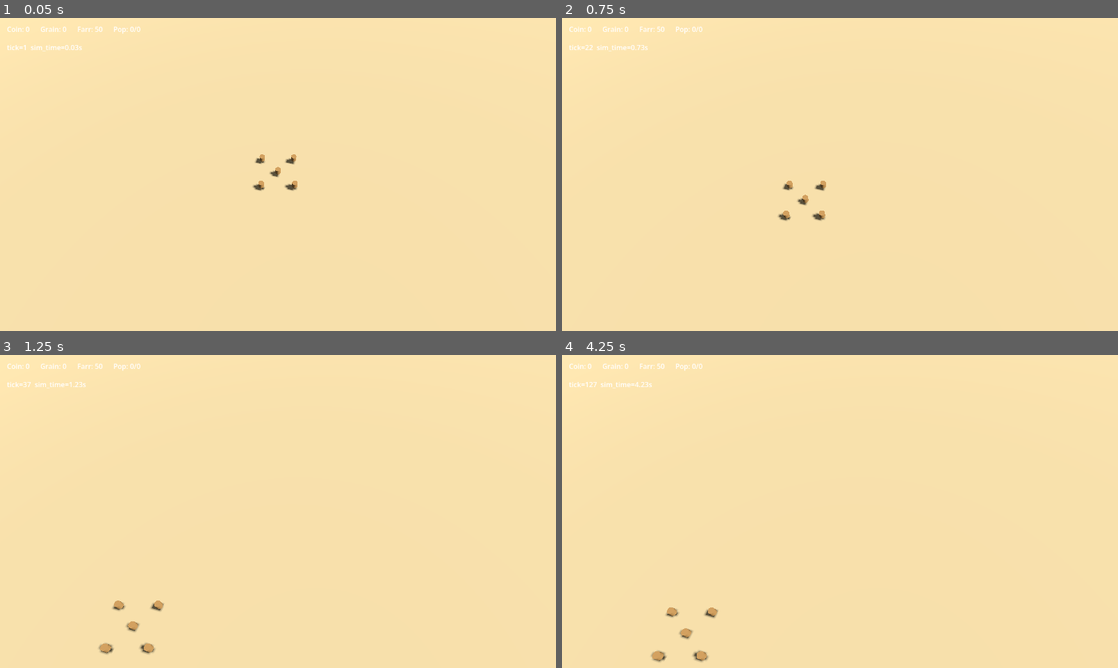
Above: before the commit, frames 1-4 (two rows, left to right).
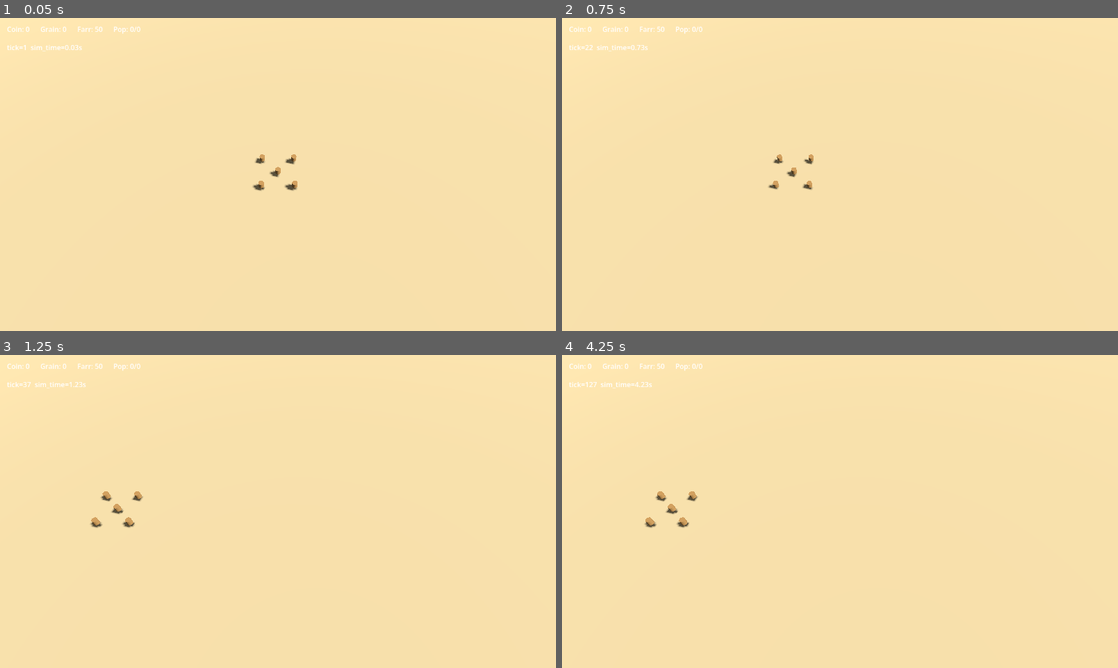
Above: after the commit, the same moments.

Repository: siavoush/shahname-rts
Game: Godot game, scene res://scenes/main.tscn
Two runs of this game, one before a commit and one after it. Both use one fixed random seed, a clock stepped at 60 frames per second and the inputs below.
Inputs (mouse positions are in pixels of both pictures, inside the frame that each line leads up to):
- Up to frame 1 (0.05 s): no input
- Up to frame 2 (0.75 s): tap Enter at 0.5 s; move the mouse to (962, 158) at 0.52 s; hold D from 0.53 s (still down); hold Shift from 0.53 s (still down); click (962, 158) at 0.67 s
- Up to frame 3 (1.25 s): keep holding D; keep holding Shift
- Up to frame 4 (4.25 s): release D at 1.25 s; release Shift at 1.25 s; drag from (728, 527) to (812, 574) at 1.27 s; move the mouse to (895, 442) at 2.02 s; hold D 2.03-2.75 s; tap Ctrl at 2.1 s; click (895, 442) at 2.17 s; drag from (812, 574) to (673, 464) at 2.77 s; move the mouse to (1006, 558) at 3.52 s; hold A from 3.53 s (still down); tap Alt at 3.6 s; click (1006, 558) at 3.67 s

Frame 1 is identical in both runs. In frame 2, 0.4% of the frame differs, in the area x 37-48%, y 43-65%; in frame 3, 0.6%; in frame 4, 0.6%, in the area x 14-29%, y 43-99%.

Commit message:
fix(phase-1): make click-and-move actually work in the live game
Three bugs blocked the Phase 1 §73 Definition of Done step 4
("right-click → worker moves"):

1. **Unit FSM was never ticked.** UnitState_Moving._sim_tick polls
   the path scheduler and steps the unit's position, but nothing
   in the live scene called fsm.tick() — tests called it directly
   and the live game was waiting on the "MovementSystem phase
   coordinator" LATER item. Fix: each Unit subscribes to
   EventBus.sim_phase in _ready and ticks its own FSM during the
   "movement" phase. Same pattern SpatialIndex uses for
   "spatial_rebuild". When the proper coordinator ships, this is
   a 3-line removal.

2. **Edge-pan moved opposite to camera-look.** Two issues stacked:
   pan_by didn't rotate by the rig's +45° yaw (so screen-up did
   not follow camera-forward), and compute_edge_pan_axis used the
   opposite Y-sign convention from WASD (mouse-top → -1; W → +1).
   Fix: pan_by multiplies the screen-axis through the rig's basis;
   edge-pan now uses ax.y = +1 for "forward" (matching WASD).
   Tests updated.

3. **HUD labels swallowed clicks.** StatusLabel and the four HUD
   resource labels default to mouse_filter = STOP, which silently
   absorbed clicks in their rects. Set mouse_filter = IGNORE on
   all of them and on the HUD's MarginContainer / HBox.

Also added a DEBUG_LOG_CLICKS flag in click_handler.gd that prints
every left/right press and what the raycast hit. Helped diagnose
this bug; left ON for now so the next interactive testing session
has the same visibility.

371 tests pass. Lint clean.

Diff:
--- a/game/scenes/main.tscn
+++ b/game/scenes/main.tscn
@@ -35,6 +35,7 @@
 offset_top = 56.0
 offset_right = 600.0
 offset_bottom = 88.0
+mouse_filter = 2
 text = "tick=0"
 
 [node name="ResourceHUD" parent="." instance=ExtResource("4_hud")]
--- a/game/scenes/ui/resource_hud.tscn
+++ b/game/scenes/ui/resource_hud.tscn
@@ -10,6 +10,7 @@
 anchor_right = 1.0
 offset_bottom = 48.0
 grow_horizontal = 2
+mouse_filter = 2
 theme_override_constants/margin_left = 16
 theme_override_constants/margin_top = 12
 theme_override_constants/margin_right = 16
@@ -17,20 +18,25 @@
 
 [node name="HBox" type="HBoxContainer" parent="Margin"]
 layout_mode = 2
+mouse_filter = 2
 theme_override_constants/separation = 24
 
 [node name="CoinLabel" type="Label" parent="Margin/HBox"]
 layout_mode = 2
+mouse_filter = 2
 text = "Coin: 0"
 
 [node name="GrainLabel" type="Label" parent="Margin/HBox"]
 layout_mode = 2
+mouse_filter = 2
 text = "Grain: 0"
 
 [node name="FarrLabel" type="Label" parent="Margin/HBox"]
 layout_mode = 2
+mouse_filter = 2
 text = "Farr: 50"
 
 [node name="PopLabel" type="Label" parent="Margin/HBox"]
 layout_mode = 2
+mouse_filter = 2
 text = "Pop: 0/0"
--- a/game/scripts/camera/camera_controller.gd
+++ b/game/scripts/camera/camera_controller.gd
@@ -126,15 +126,28 @@
 ## Move the rig along the XZ plane by `axis` (screen-space, +Y = forward) for
 ## `delta` seconds. Diagonal input is normalized: pure axis vs. (1, 1) move
 ## the same distance.
+##
+## Direction is camera-relative: "+Y forward" means "the direction the camera
+## is currently looking, projected onto the ground." We compute the pan in
+## the rig's local frame (rig-local -Z = camera-forward) and rotate it through
+## the rig's world basis. With the camera_rig.tscn yaw of +45°, this makes
+## screen-up follow where the camera actually points (NE in world terms),
+## not the world -Z axis. Without the basis multiply, edge-pan and WASD both
+## drift relative to the camera view.
 func pan_by(axis: Vector2, delta: float) -> void:
 	if axis == Vector2.ZERO:
 		return
 	# Normalize so diagonal movement isn't faster than pure-axis.
 	var dir: Vector2 = axis.normalized()
-	# Screen-space (+Y up) maps to world Z forward = -Z (camera looks roughly
-	# toward +Z, so panning "forward" decreases Z).
-	var delta_pos: Vector3 = Vector3(dir.x, 0.0, -dir.y) * pan_speed * delta
-	target_position = clamp_to_bounds(target_position + delta_pos)
+	# Build the pan in rig-local space: +X = camera-right, -Z = camera-forward.
+	# Screen-axis convention is +Y = forward, so +Y maps to local -Z.
+	var local_pan: Vector3 = Vector3(dir.x, 0.0, -dir.y) * pan_speed * delta
+	# Rotate through the rig's basis to get the world-space delta. If the rig
+	# isn't yet in the tree (test fixtures), basis is identity and this is a
+	# no-op — preserving the headless-test contract.
+	var world_pan: Vector3 = global_transform.basis * local_pan if is_inside_tree() \
+		else local_pan
+	target_position = clamp_to_bounds(target_position + world_pan)
 
 
 ## Zoom the camera in (negative scroll) or out (positive scroll). Clamped to
@@ -158,6 +171,12 @@
 ## Compute an edge-pan axis from the current mouse position and viewport size.
 ## Returns a Vector2 in screen-space convention (+Y = up/forward, +X = right).
 ## Each component is in [-1, 0, +1]: 0 if outside the threshold, signed otherwise.
+##
+## Convention matches WASD: ax.y = +1 means "pan forward" (screen-up), so
+## mouse-near-top produces ax.y = +1 — same as pressing W. Without that
+## alignment, edge-pan would move the camera in the opposite world direction
+## from WASD (the original wave-1 implementation had this inverted, with
+## edge-top producing ax.y = -1; that is the bug the user reported).
 func compute_edge_pan_axis(mouse_pos: Vector2, viewport_size: Vector2) -> Vector2:
 	var threshold: float = float(edge_pan_threshold_px)
 	var ax: Vector2 = Vector2.ZERO
@@ -166,9 +185,9 @@
 	elif mouse_pos.x > viewport_size.x - threshold:
 		ax.x = 1.0
 	if mouse_pos.y < threshold:
-		ax.y = -1.0  # near top edge → pan forward
+		ax.y = 1.0   # near top edge → pan forward (matches WASD W)
 	elif mouse_pos.y > viewport_size.y - threshold:
-		ax.y = 1.0   # near bottom edge → pan backward
+		ax.y = -1.0  # near bottom edge → pan backward (matches WASD S)
 	return ax
 
 
--- a/game/scripts/input/click_handler.gd
+++ b/game/scripts/input/click_handler.gd
@@ -68,6 +68,12 @@
 ## post-Phase-2 optimization when the layer system actually matters.
 const RAYCAST_COLLISION_MASK: int = 0xFFFFFFFF
 
+## Verbose logging of every click and raycast result. Phase 1 wave 2
+## diagnostic — left ON until interactive testing confirms the click flow
+## is reliable on the live build, then can be flipped off (or gated by
+## DebugOverlayManager) once the path is trusted.
+const DEBUG_LOG_CLICKS: bool = true
+
 
 # ============================================================================
 # Lifecycle
@@ -99,9 +105,13 @@
 		return
 	match mb.button_index:
 		MOUSE_BUTTON_LEFT:
+			if DEBUG_LOG_CLICKS:
+				print("[click] LEFT press at screen=", mb.position)
 			_handle_left_click(mb.position)
 			get_viewport().set_input_as_handled()
 		MOUSE_BUTTON_RIGHT:
+			if DEBUG_LOG_CLICKS:
+				print("[click] RIGHT press at screen=", mb.position)
 			_handle_right_click(mb.position)
 			get_viewport().set_input_as_handled()
 
@@ -128,13 +138,20 @@
 func process_left_click_hit(hit: Dictionary) -> void:
 	if hit.is_empty():
 		# No collider hit — clicked into the void / off the terrain. Deselect.
+		if DEBUG_LOG_CLICKS:
+			print("[click] LEFT: no raycast hit → deselect_all")
 		SelectionManager.deselect_all()
 		return
 	var unit: Object = _resolve_unit_from_hit(hit)
 	if unit != null:
+		if DEBUG_LOG_CLICKS:
+			var uid_v: Variant = unit.get(&"unit_id")
+			print("[click] LEFT: hit unit id=", uid_v, " collider=", hit.get(&"collider"))
 		SelectionManager.select_only(unit)
 	else:
 		# Hit something that wasn't a unit (terrain, future props, etc.) — deselect.
+		if DEBUG_LOG_CLICKS:
+			print("[click] LEFT: hit non-unit collider=", hit.get(&"collider"), " → deselect_all")
 		SelectionManager.deselect_all()
 
 
@@ -164,9 +181,13 @@
 	var sel: Array = SelectionManager.selected_units
 	if sel.is_empty():
 		# Nothing selected — nothing to command.
+		if DEBUG_LOG_CLICKS:
+			print("[click] RIGHT: no selection → no-op")
 		return
 	if hit.is_empty():
 		# Right-clicked into the void / off the terrain — no actionable target.
+		if DEBUG_LOG_CLICKS:
+			print("[click] RIGHT: no raycast hit → no-op")
 		return
 	# If the hit is a unit, this is the attack-move case — Phase 2. For wave 2
 	# we ignore unit hits on right-click. (Right-clicking a friendly unit might
@@ -174,8 +195,12 @@
 	# attack target. Both are out of scope here.)
 	var hit_unit: Object = _resolve_unit_from_hit(hit)
 	if hit_unit != null:
+		if DEBUG_LOG_CLICKS:
+			print("[click] RIGHT: hit unit (attack-move is Phase 2) → no-op")
 		return
 	var target: Vector3 = hit.get(&"position", Vector3.ZERO)
+	if DEBUG_LOG_CLICKS:
+		print("[click] RIGHT: move command target=", target, " selected=", sel.size())
 	# Build the Move Command shape that ai-engineer's UnitState_Moving reads.
 	# Per State Machine Contract §2.4 + the kickoff doc coordination point,
 	# the contract is `kind = &"move"` and `payload = { &"target": Vector3 }`.
--- a/game/scripts/units/unit.gd
+++ b/game/scripts/units/unit.gd
@@ -233,6 +233,37 @@
 	if not fsm._states.is_empty() and fsm.current == null:
 		fsm.init(&"idle")
 
+	# Wire the FSM into the simulation tick. Until the MovementSystem phase
+	# coordinator lands (LATER item per BUILD_LOG 2026-05-01 wave 2), each
+	# Unit subscribes to EventBus.sim_phase directly and ticks its own FSM
+	# during the &"movement" phase. This is what the coordinator will do
+	# later — iterate units and call fsm.tick — just without a central
+	# registry. Order across units is signal-handler order (engine-defined;
+	# stable per build, not formally deterministic across Godot versions).
+	# For Phase 1 visual testing that is good enough; the coordinator will
+	# take over deterministic ordering when it ships.
+	if not EventBus.sim_phase.is_connected(_on_sim_phase):
+		EventBus.sim_phase.connect(_on_sim_phase)
+
+
+# Disconnect on tree exit so a freed unit's FSM doesn't keep ticking after
+# queue_free. Symmetric with the connect in _ready.
+func _exit_tree() -> void:
+	if EventBus.sim_phase.is_connected(_on_sim_phase):
+		EventBus.sim_phase.disconnect(_on_sim_phase)
+
+
+# Phase-signal handler. Drives fsm.tick during the &"movement" phase only.
+# Uses SimClock.SIM_DT (the canonical fixed delta) so this path matches both
+# the live accumulator and the tests that call `fsm.tick(SimClock.SIM_DT)`
+# directly — same code, same numbers.
+func _on_sim_phase(phase: StringName, _tick: int) -> void:
+	if phase != &"movement":
+		return
+	if fsm == null or fsm.current == null:
+		return
+	fsm.tick(SimClock.SIM_DT)
+
 
 # Read this unit's UnitStats from BalanceData (loaded from
 # Constants.PATH_BALANCE_DATA) and apply defaults to the components.
--- a/game/tests/unit/test_camera_controller.gd
+++ b/game/tests/unit/test_camera_controller.gd
@@ -190,16 +190,19 @@
 	assert_eq(axis, Vector2.ZERO, "Mouse outside edge threshold must not trigger pan")
 
 
-func test_compute_edge_pan_axis_top_edge_triggers_negative_y() -> void:
+func test_compute_edge_pan_axis_top_edge_triggers_positive_y() -> void:
+	# Convention matches WASD: ax.y = +1 means "forward." Mouse-near-top fires
+	# the same axis as pressing W, so both input paths pan the camera in the
+	# same world direction.
 	var axis: Vector2 = ctrl.compute_edge_pan_axis(Vector2(640, 5), Vector2(1280, 720))
-	assert_true(axis.y < 0.0, "Mouse near top edge must produce -Y axis (forward/up)")
+	assert_true(axis.y > 0.0, "Mouse near top edge must produce +Y axis (forward, matches WASD W)")
 
 
 func test_compute_edge_pan_axis_bottom_right_corner() -> void:
-	# Both X and Y near max edge → +X and +Y axis.
+	# Right edge → +X (matches WASD D). Bottom edge → -Y (matches WASD S).
 	var axis: Vector2 = ctrl.compute_edge_pan_axis(Vector2(1275, 715), Vector2(1280, 720))
 	assert_true(axis.x > 0.0, "Mouse near right edge must produce +X axis")
-	assert_true(axis.y > 0.0, "Mouse near bottom edge must produce +Y axis")
+	assert_true(axis.y < 0.0, "Mouse near bottom edge must produce -Y axis (backward, matches WASD S)")
 
 
 # -- Edge-pan threshold matches contract -------------------------------------
